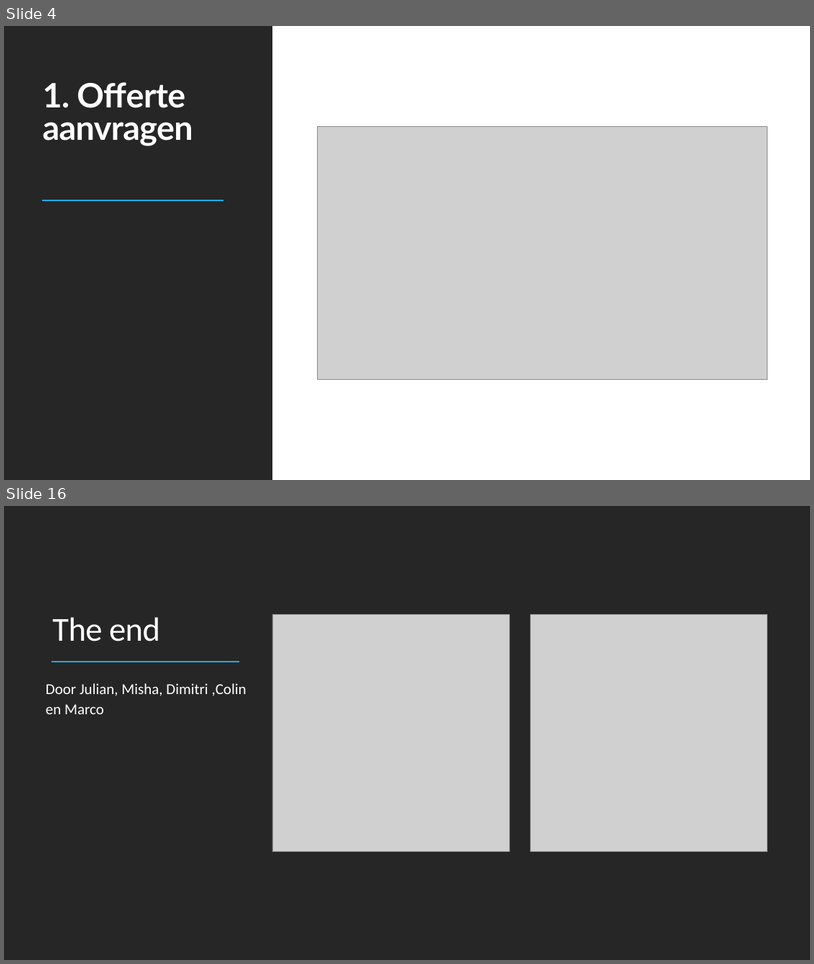
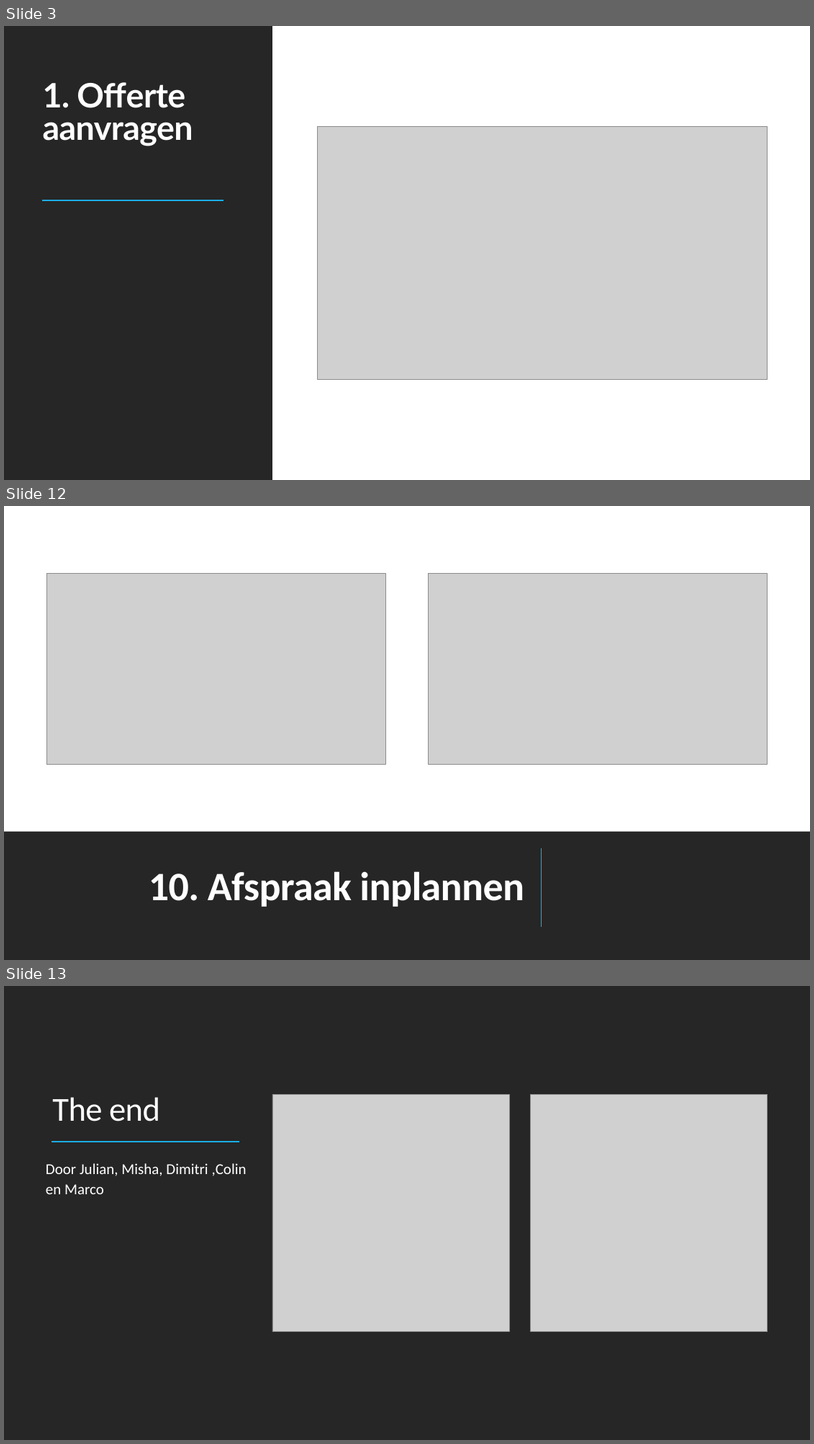
Before and after one commit to DimitriFlorijn/E3-Barroc-Intens, a slide deck: Barroc Intens.pptx. Shown one above the other, each under a label of ours: slides 4 and 16 before the commit, slides 3, 12 and 13 after it; the slides between them are not shown. The pictures are 814x964 and 814x1444 pixels, drawn with LibreOffice and Linux fonts; fonts in the diff are those of the drawing; grey boxes stand for pictures. Boxes give left, top, right and bottom in pixels: in the first picture for what was removed or moved away, otherwise in the second. Text is boxed around its words. In the diff, an @@ line names an element or a change of style, - is before the commit and + after.

```diff
--- a/Barroc Intens.pptx
+++ b/Barroc Intens.pptx
@@ slide 12 added at bbox=[4, 506, 810, 960], background #FFFFFF @@
@@ rectangle added at bbox=[4, 506, 810, 960], fill #FFFFFF @@
@@ picture added at bbox=[46, 573, 386, 764] @@
@@ picture added at bbox=[429, 573, 768, 764] @@
@@ rectangle added at bbox=[4, 831, 810, 960], fill #262626 @@
@@ line added from (542, 926) to (542, 848), #1CADE4 1.5 pt @@
@@ title added at bbox=[149, 871, 525, 906], 48 pt, text #FFFFFF, bold @@
+10. Afspraak inplannen
@@ rectangle added at bbox=[4, 929, 810, 960], fill #262626 @@
@@ what was slide 4 is now slide 3 @@
@@ what was slide 16 is now slide 13 @@
```
Also in this commit, not shown: 9 slides changed, 4 slides removed.
